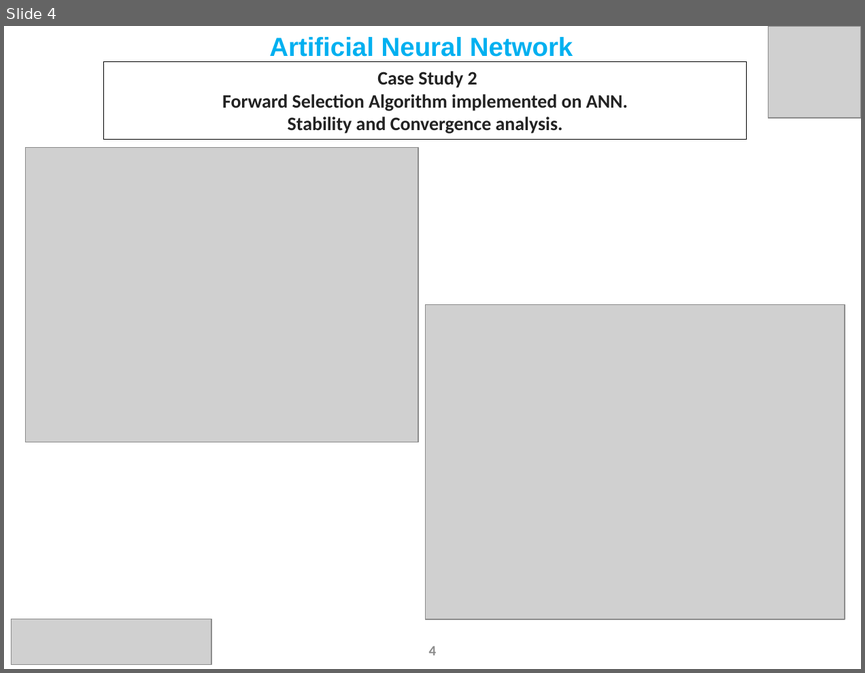
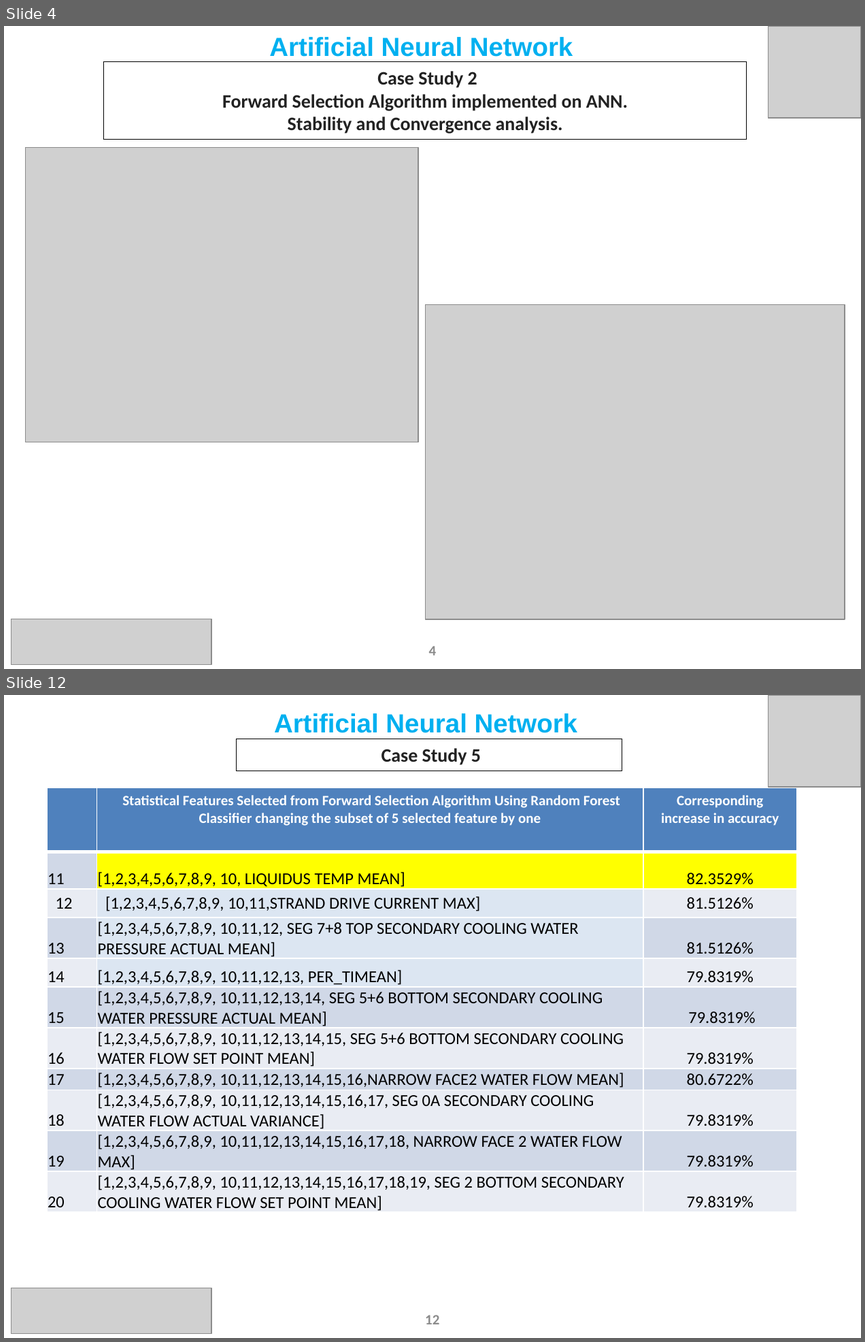
Before and after one commit to Subhigupta/Forward-Feature-Selection-Algorithm-on-AMNS-Data, a slide deck: ANN Update Slides June FFSA Updated.pptx. Shown one above the other, each under a label of ours: slide 4 before the commit, slides 4 and 12 after it; the slides between them are not shown. The pictures are 865x673 and 865x1342 pixels, drawn with LibreOffice and Linux fonts; fonts in the diff are those of the drawing; grey boxes stand for pictures. Boxes give left, top, right and bottom in pixels: in the first picture for what was removed or moved away, otherwise in the second. Text is boxed around its words. In the diff, an @@ line names an element or a change of style, - is before the commit and + after.

```diff
--- a/ANN Update Slides June FFSA Updated.pptx
+++ b/ANN Update Slides June FFSA Updated.pptx
@@ slide 12 added at (x1=4, y1=695, x2=861, y2=1338), background #FFFFFF @@
@@ text added at (x1=274, y1=713, x2=578, y2=733), 22 pt, text #00B0F0, bold @@
+Artificial Neural Network
@@ picture added at (x1=768, y1=695, x2=861, y2=787) @@
@@ rectangle added at (x1=236, y1=739, x2=621, y2=770), outline #000000 0.75 pt, 16 pt, text #222222, bold @@
+Case Study 5
@@ table added at (x1=47, y1=787, x2=797, y2=1213), 11 rows, 3 columns @@
+ | Statistical Features Selected from Forward Selection Algorithm Using Random Forest Classifier changing the subset of 5 selected feature by one | Corresponding increase in accuracy
+11 | [1,2,3,4,5,6,7,8,9, 10, LIQUIDUS TEMP MEAN] | 82.3529%
+12 | [1,2,3,4,5,6,7,8,9, 10,11,STRAND DRIVE CURRENT MAX] | 81.5126%
+13 | [1,2,3,4,5,6,7,8,9, 10,11,12, SEG 7+8 TOP SECONDARY COOLING WATER PRESSURE ACTUAL MEAN] | 81.5126%
+14 | [1,2,3,4,5,6,7,8,9, 10,11,12,13, PER_TIMEAN] | 79.8319%
+15 | [1,2,3,4,5,6,7,8,9, 10,11,12,13,14, SEG 5+6 BOTTOM SECONDARY COOLING WATER PRESSURE ACTUAL MEAN] | 79.8319%
+16 | [1,2,3,4,5,6,7,8,9, 10,11,12,13,14,15, SEG 5+6 BOTTOM SECONDARY COOLING WATER FLOW SET POINT MEAN] | 79.8319%
+17 | [1,2,3,4,5,6,7,8,9, 10,11,12,13,14,15,16,NARROW FACE2 WATER FLOW MEAN] | 80.6722%
+18 | [1,2,3,4,5,6,7,8,9, 10,11,12,13,14,15,16,17, SEG 0A SECONDARY COOLING WATER FLOW ACTUAL VARIANCE] | 79.8319%
+19 | [1,2,3,4,5,6,7,8,9, 10,11,12,13,14,15,16,17,18, NARROW FACE 2 WATER FLOW MAX] | 79.8319%
+20 | [1,2,3,4,5,6,7,8,9, 10,11,12,13,14,15,16,17,18,19, SEG 2 BOTTOM SECONDARY COOLING WATER FLOW SET POINT MEAN] | 79.8319%
@@ picture added at (x1=11, y1=1288, x2=211, y2=1334) @@
@@ page number added at (x1=425, y1=1314, x2=439, y2=1324), 12 pt, text #8C8C8C, bold @@
+12
```
Also in this commit, not shown: 7 slides changed, 3 other slides added, 29 other files.
